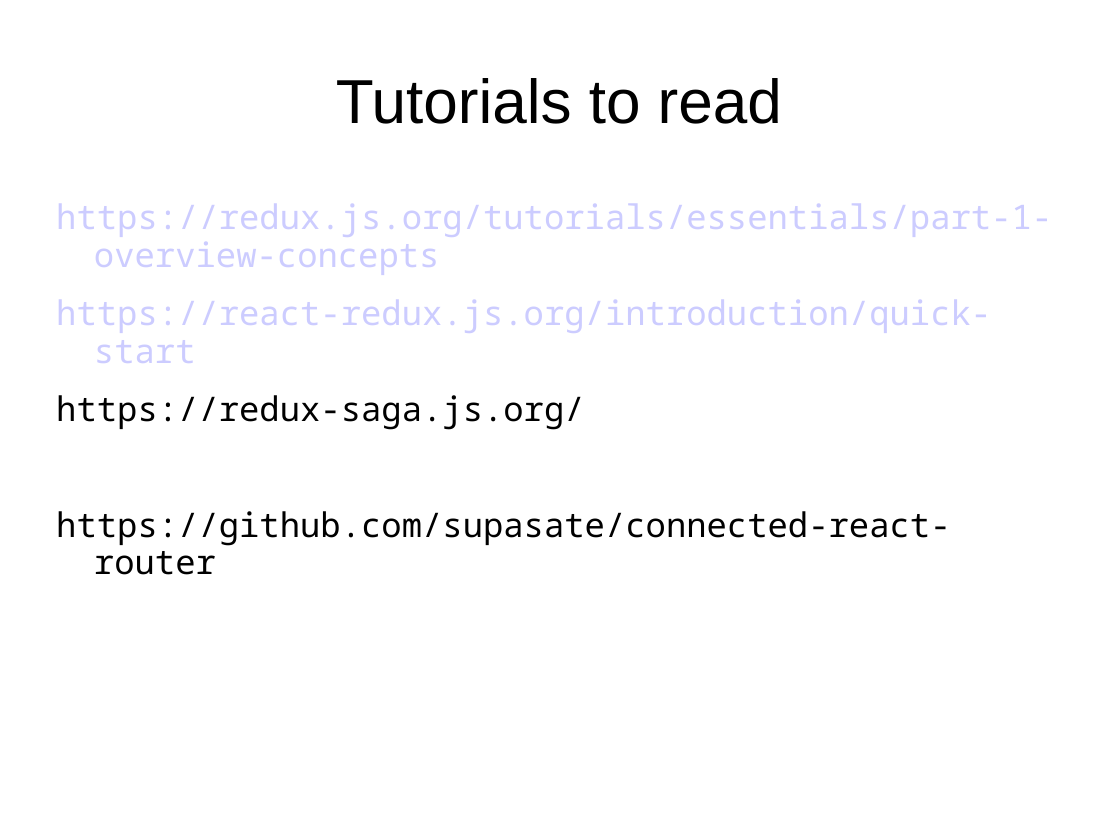
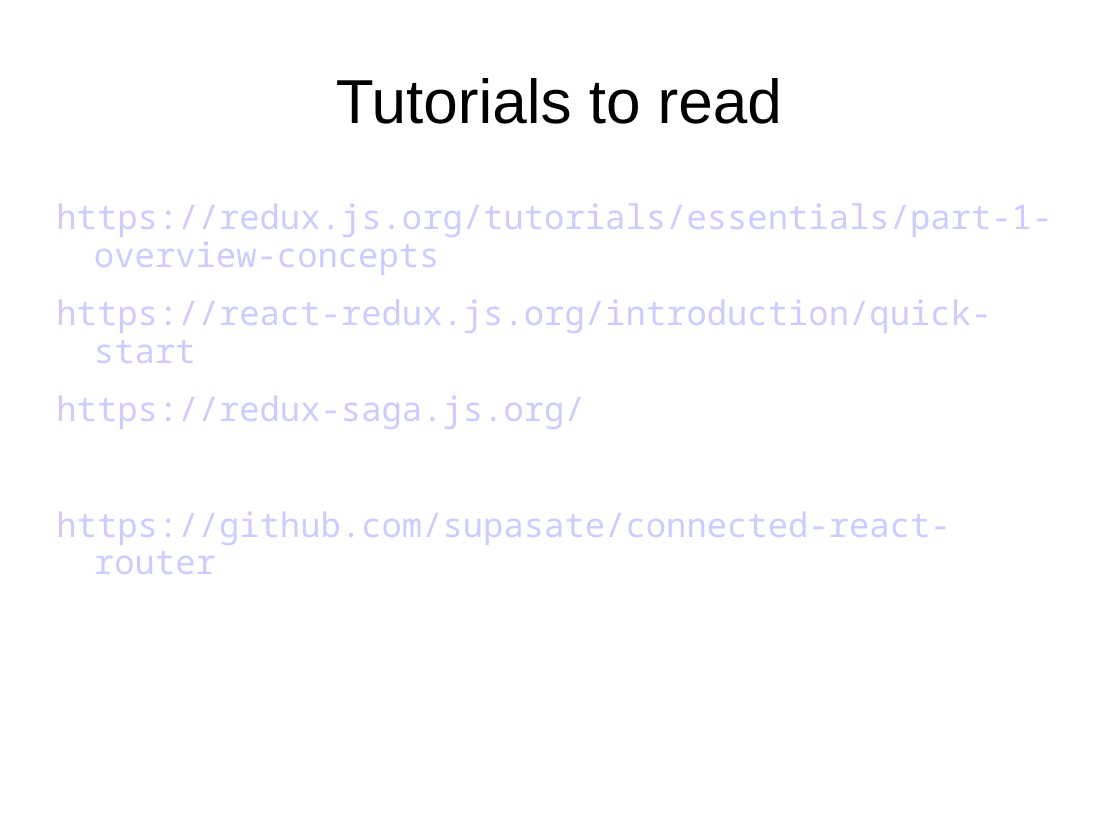
Before and after one commit to amtoss-study/react-demo, a slide deck: slide 3 of materials/Lesson4.ppt. Drawn at 1120x840 pixels with LibreOffice and Linux fonts; fonts in the diff are those of the drawing. Boxes give left, top, right and bottom in pixels: in the first picture for what was removed or moved away, otherwise in the second. Text is boxed around its words. In the diff, an @@ line names an element or a change of style, - is before the commit and + after.

```diff
--- a/materials/Lesson4.ppt
+++ b/materials/Lesson4.ppt
@@ text at bbox=[56, 396, 950, 574]: text colour #000000 to #CCCCFF in "https://redux-saga.js.org/", "https://github.com/supasate/connected-react-router" @@
```
Also in this commit, not shown: 1 other slide changed, 1 other file.
